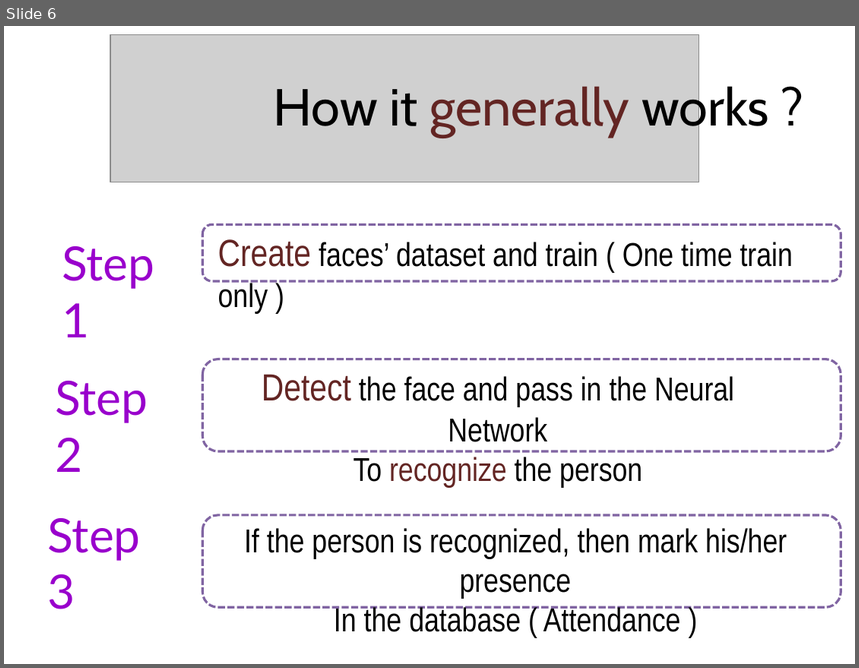
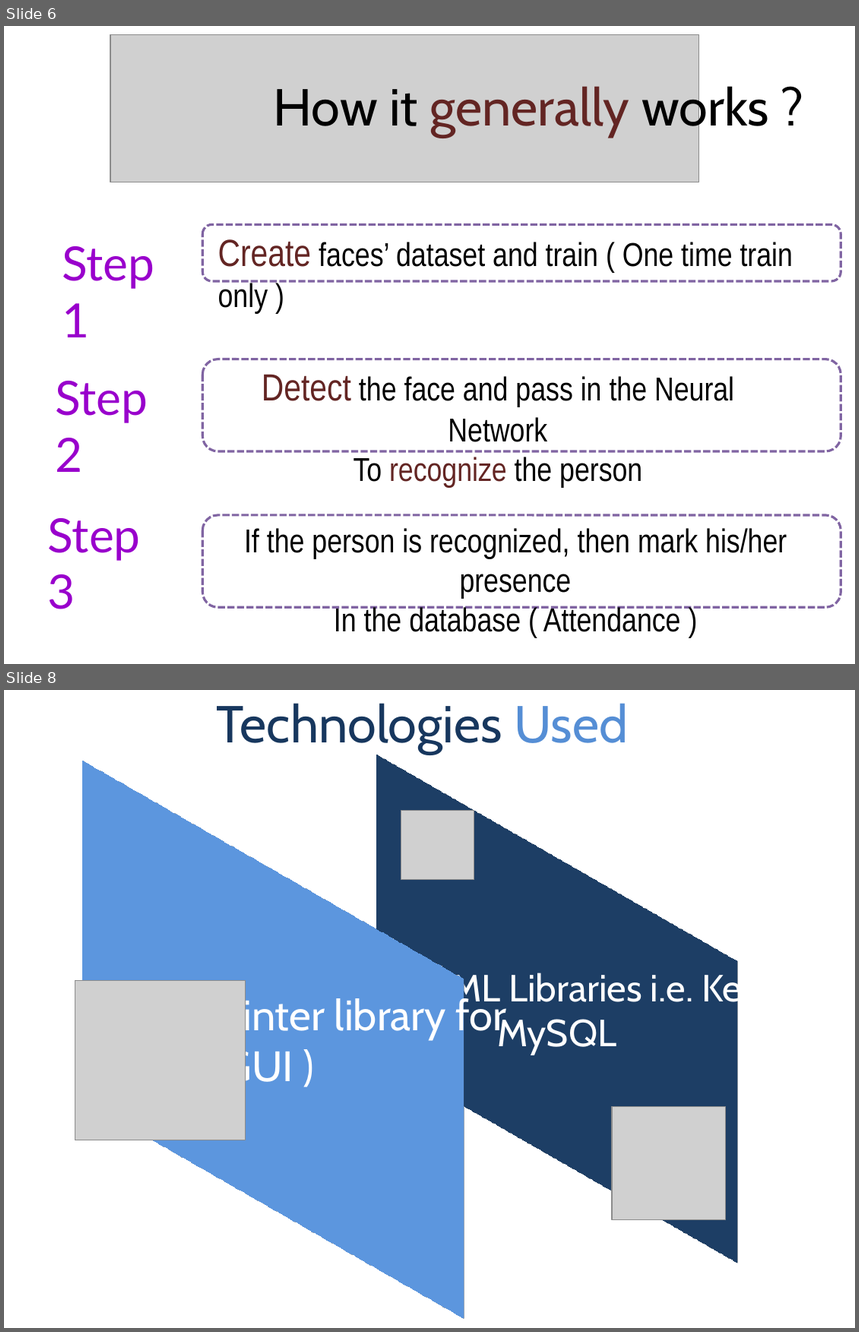
Before and after one commit to AayushShah25/Attendence-By-AI-With-Databse, a slide deck: Automated Attendance System – By AI.pptx. Shown one above the other, each under a label of ours: slide 6 before the commit, slides 6 and 8 after it; the slides between them are not shown. The pictures are 859x668 and 859x1332 pixels, drawn with LibreOffice and Linux fonts; fonts in the diff are those of the drawing; grey boxes stand for pictures. Boxes give left, top, right and bottom in pixels: in the first picture for what was removed or moved away, otherwise in the second. Text is boxed around its words. In the diff, an @@ line names an element or a change of style, - is before the commit and + after.

```diff
--- a/Automated Attendance System – By AI.pptx
+++ b/Automated Attendance System – By AI.pptx
@@ slide 8 added at (x1=4, y1=690, x2=855, y2=1328), background #FFFFFF @@
@@ title added at (x1=217, y1=703, x2=628, y2=754), 44 pt, text #17375E @@
+Technologies Used
@@ rectangle added at (x1=302, y1=825, x2=813, y2=1193), fill #17375E, outline #3A5F8C 2 pt, 32 pt, text #FFFFFF @@
+Python, ML Libraries i.e. Keras, MySQL
@@ picture added at (x1=401, y1=811, x2=474, y2=880) @@
@@ rectangle added at (x1=4, y1=832, x2=543, y2=1248), fill #558ED5, outline #3A5F8C 2 pt, 36 pt, text #FFFFFF @@
+Python ( Tkinter library for GUI )
@@ picture added at (x1=75, y1=981, x2=245, y2=1141) @@
@@ picture added at (x1=612, y1=1107, x2=725, y2=1220) @@
```
Also in this commit, not shown: 3 slides changed, 6 other slides added, 1 slide removed.
